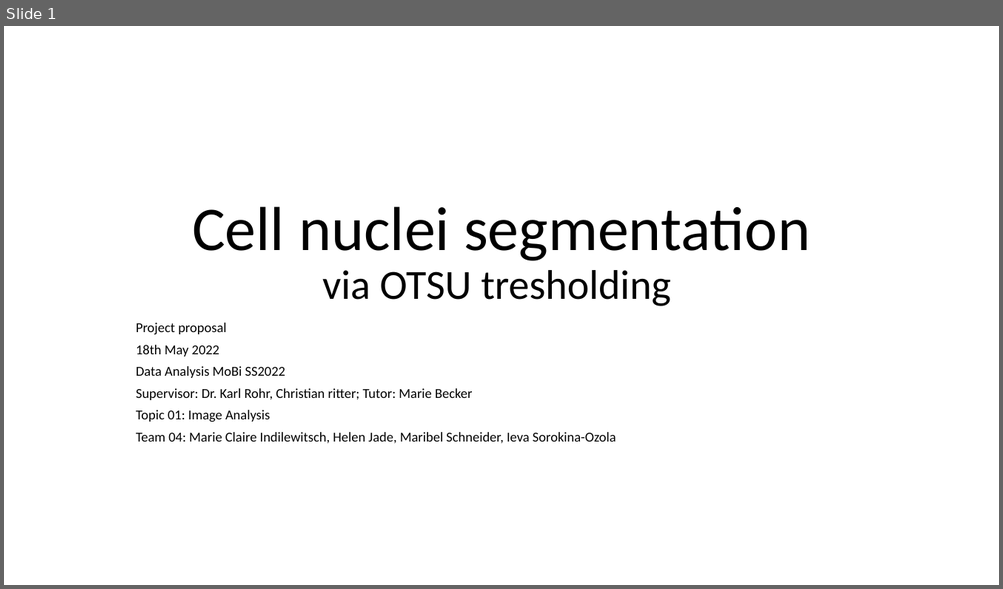
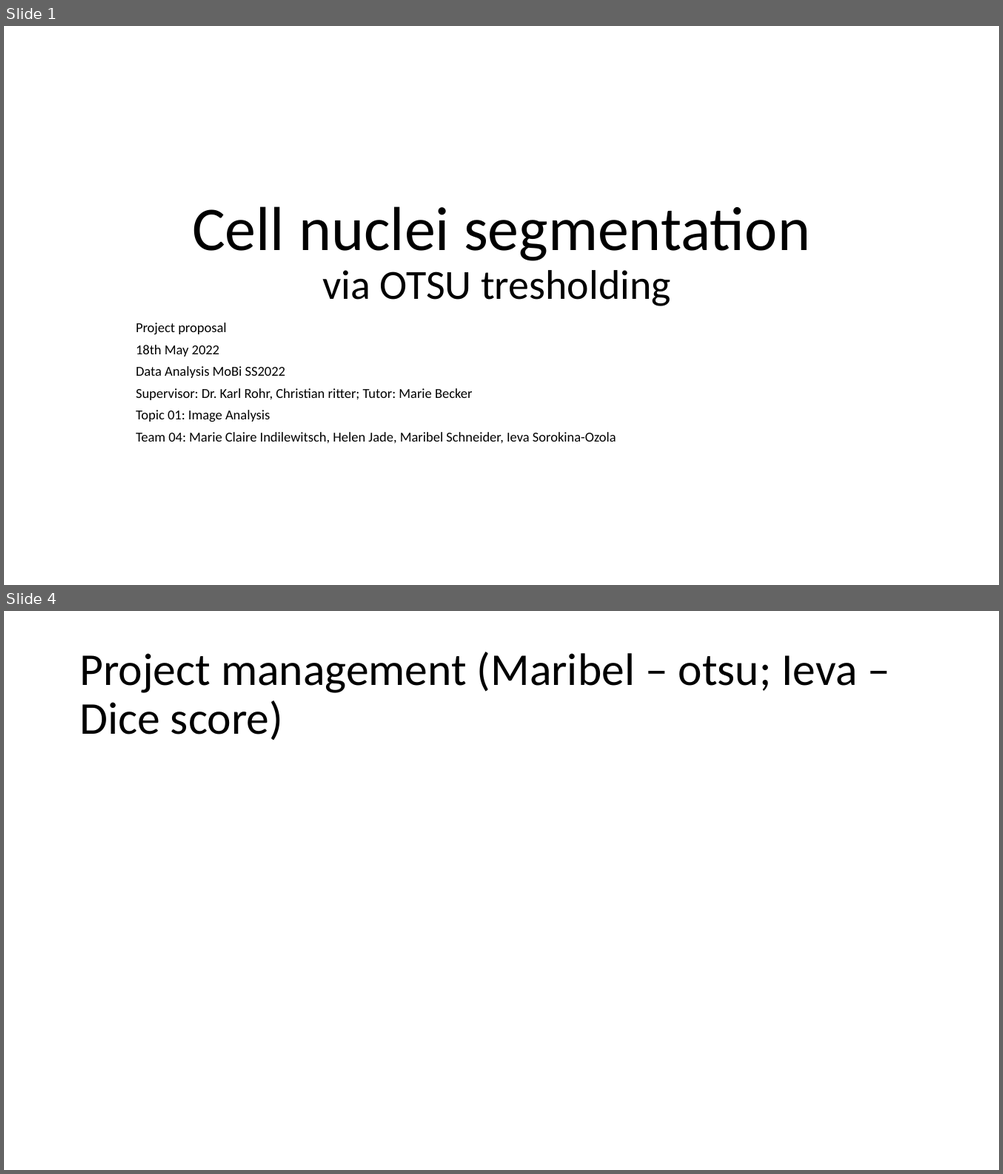
Before and after one commit to datascience-mobi-2022/2022-topic-01-team-04, a slide deck: project proposal.pptx. Shown one above the other, each under a label of ours: slide 1 before the commit, slides 1 and 4 after it; the slides between them are not shown. The pictures are 1003x589 and 1003x1174 pixels, drawn with LibreOffice and Linux fonts; fonts in the diff are those of the drawing. Boxes give left, top, right and bottom in pixels: in the first picture for what was removed or moved away, otherwise in the second. Text is boxed around its words. In the diff, an @@ line names an element or a change of style, - is before the commit and + after.

```diff
--- a/project proposal.pptx
+++ b/project proposal.pptx
@@ slide 4 added at (4,611,999,1170), background #FFFFFF @@
@@ title added at (79,652,857,741), 44 pt, text #000000 @@
+Project management (Maribel – otsu; Ieva – Dice score)
```
Also in this commit, not shown: 2 other slides added.
